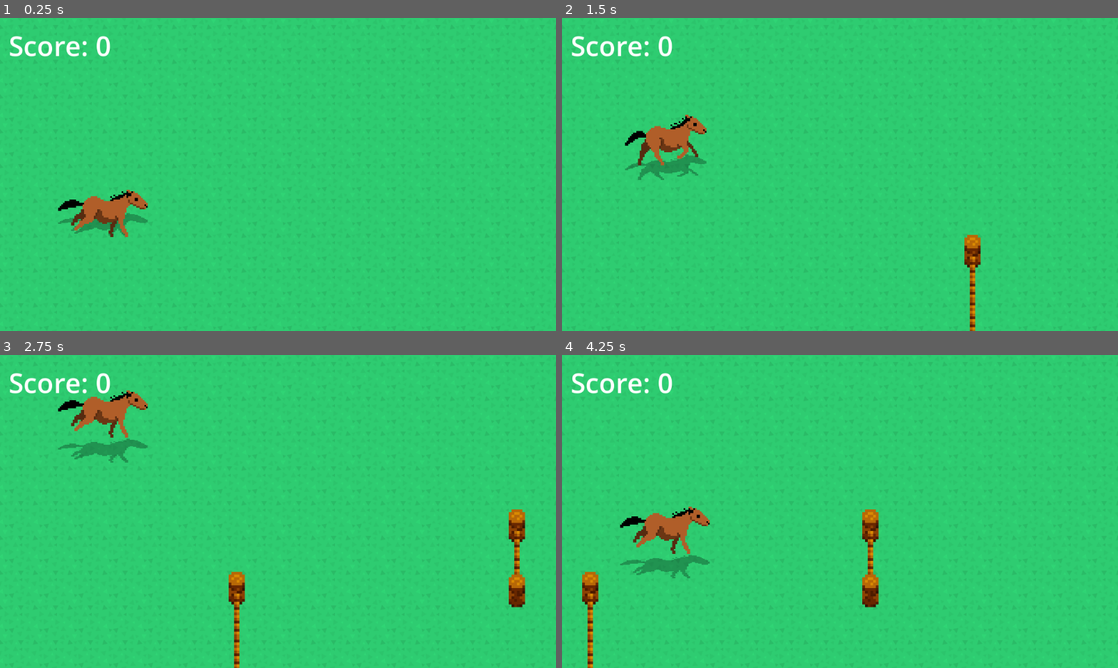
Above: before the commit, frames 1-4 (two rows, left to right).
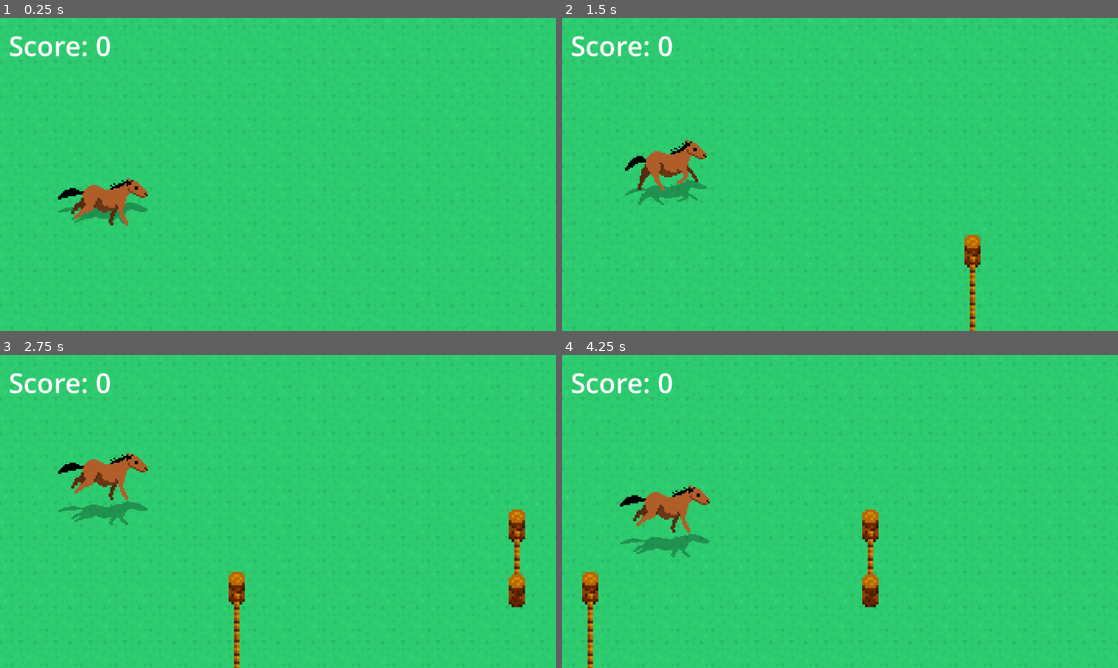
Above: after the commit, the same moments.

Repository: bardes/go-horse
Game: Godot game, scene res://game.tscn
Two runs of this game, one before a commit and one after it. Both use one fixed random seed, a clock stepped at 60 frames per second and the inputs below.
Inputs (mouse positions are in pixels of both pictures, inside the frame that each line leads up to):
- Up to frame 1 (0.25 s): no input
- Up to frame 2 (1.5 s): move the mouse to (962, 158) at 0.52 s; click (962, 158) at 0.67 s; move the mouse to (728, 190) at 1.27 s; click (728, 190) at 1.42 s
- Up to frame 3 (2.75 s): move the mouse to (333, 442) at 2.02 s; click (333, 442) at 2.17 s
- Up to frame 4 (4.25 s): move the mouse to (812, 574) at 2.77 s; click (812, 574) at 2.92 s; move the mouse to (1006, 558) at 3.52 s; click (1006, 558) at 3.67 s

The runs differ from the first frame. In frame 1, 1.7% of the frame differs, in the area x 10-27%, y 51-70%; in frame 2, 2.4%; in frame 3, 3.0%, in the area x 10-27%, y 11-55%; in frame 4, 2.7%.

Commit message:
Segue o mouse com delay e princípio de HUD

Diff:
--- a/game.tscn
+++ b/game.tscn
@@ -4,7 +4,7 @@
 [ext_resource type="PackedScene" uid="uid://dvitgsysa8ocw" path="res://resources/horse/horse.tscn" id="2_feb5d"]
 [ext_resource type="Script" uid="uid://bes5t2k43lyi3" path="res://resources/map/destroy_on_area_exit.gd" id="4_7jktm"]
 [ext_resource type="Script" uid="uid://025wvbltbsk2" path="res://fence_spawn.gd" id="4_fc0e3"]
-[ext_resource type="Script" uid="uid://dx70kne7jo3yn" path="res://resources/map/score_label.gd" id="5_7jktm"]
+[ext_resource type="PackedScene" uid="uid://cy8we7s030adr" path="res://resources/hud/hud.tscn" id="5_7jktm"]
 
 [sub_resource type="Curve2D" id="Curve2D_7jktm"]
 _data = {
@@ -44,16 +44,7 @@
 position = Vector2(506, 288)
 shape = SubResource("RectangleShape2D_feb5d")
 
-[node name="CanvasLayer" type="CanvasLayer" parent="." unique_id=2064827952]
-
-[node name="Score" type="Label" parent="CanvasLayer" unique_id=1701570469]
-offset_left = 16.0
-offset_top = 16.0
-offset_right = 205.0
-offset_bottom = 85.0
-theme_override_font_sizes/font_size = 50
-text = "Score: 0"
-script = ExtResource("5_7jktm")
+[node name="Hud" parent="." unique_id=1011194893 instance=ExtResource("5_7jktm")]
 
 [connection signal="timeout" from="FenceSpawn/Timer" to="FenceSpawn" method="_on_timer_timeout"]
 [connection signal="area_exited" from="Area2D" to="Area2D" method="_on_area_exited"]
--- a/resources/horse/horse.gd
+++ b/resources/horse/horse.gd
@@ -1,16 +1,21 @@
 extends Node2D
 
 @onready var animation = $AnimationPlayer
+
+@export var speed = 1.5
 
 var is_jumping: bool:
 	get():
 		return animation.is_playing()
 
+func _process(delta: float) -> void:
+	if not is_jumping:
+		var mouse_ypos = get_global_mouse_position().y
+		var delta_pos = mouse_ypos - position.y
+		position.y += speed * delta_pos * delta
 
 func _input(event: InputEvent) -> void:
-	if event is InputEventMouseMotion and not is_jumping:
-		position.y = event.position.y
-	elif event is InputEventMouseButton and event.pressed:
+	if event is InputEventMouseButton and event.pressed:
 		animation.play("jump")
 
 
--- /dev/null
+++ b/resources/hud/hud.tscn
@@ -0,0 +1,22 @@
+[gd_scene format=3 uid="uid://cy8we7s030adr"]
+
+[ext_resource type="Script" uid="uid://dx70kne7jo3yn" path="res://resources/map/score_label.gd" id="1_vbjcu"]
+
+[node name="Hud" type="CanvasLayer" unique_id=1011194893]
+
+[node name="Score" type="Label" parent="." unique_id=901712022]
+offset_left = 16.0
+offset_top = 16.0
+offset_right = 205.0
+offset_bottom = 85.0
+theme_override_font_sizes/font_size = 50
+text = "Score: 0"
+script = ExtResource("1_vbjcu")
+
+[node name="Control" type="Control" parent="." unique_id=2111724134]
+layout_mode = 3
+anchors_preset = 15
+anchor_right = 1.0
+anchor_bottom = 1.0
+grow_horizontal = 2
+grow_vertical = 2
Not shown, added: export_presets.cfg
Not shown, changed: .gitignore
